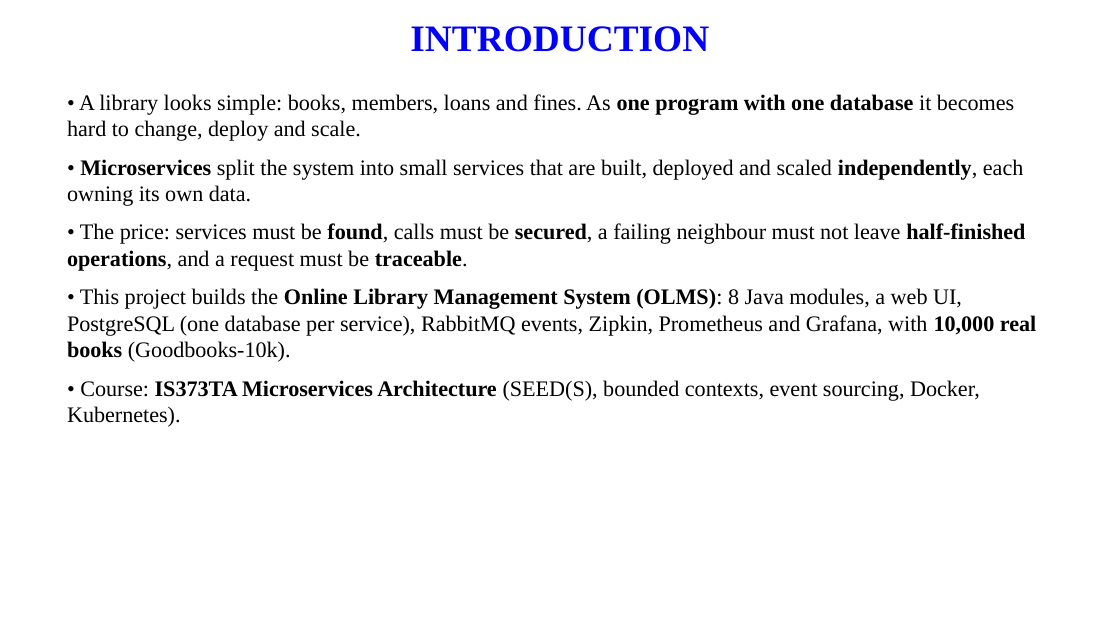
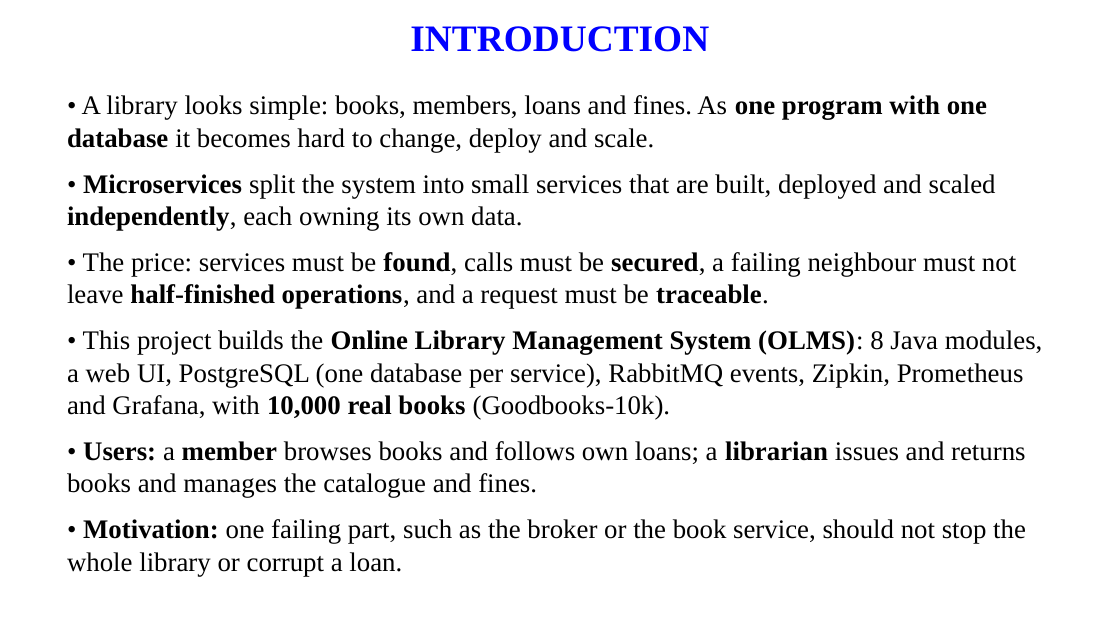
Before and after one commit to manasakrishnakumar/Online-library-management-system, a slide deck: slide 2 of report/Online_Library_Management_System_Presentation.pptx. Drawn at 1120x630 pixels with LibreOffice and Linux fonts; fonts in the diff are those of the drawing; background and template pictures are left out. Boxes give left, top, right and bottom in pixels: in the first picture for what was removed or moved away, otherwise in the second. Text is boxed around its words. In the diff, an @@ line names an element or a change of style, - is before the commit and + after.

```diff
--- a/report/Online_Library_Management_System_Presentation.pptx
+++ b/report/Online_Library_Management_System_Presentation.pptx
@@ text at <box>67,95,1043,419</box>: size 19 to 23 pt in "• A library looks simple: books, members, ...", "• Microservices split the system into small ...", "• The price: services must be found, ...", "• This project builds the Online Library ..."; more space between paragraphs @@
@@ text at <box>67,441,1026,576</box>: text changed; size 19 to 23 pt @@
-• Course: IS373TA Microservices Architecture (SEED(S), bounded contexts, event sourcing, Docker, Kubernetes).
+• Users: a member browses books and follows own loans; a librarian issues and returns books and manages the catalogue and fines.
+• Motivation: one failing part, such as the broker or the book service, should not stop the whole library or corrupt a loan.
```
Also in this commit, not shown: 17 other slides changed, 1 slide added, 1 slide removed, 11 other files.
